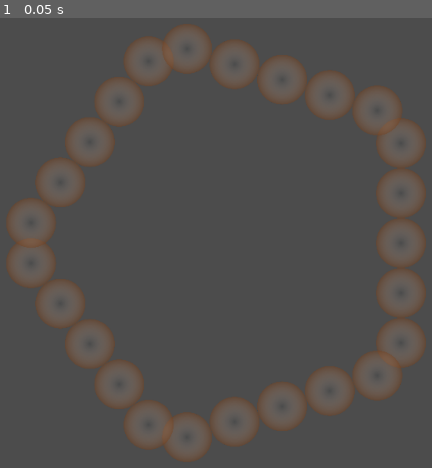
Above: before the commit, frame 1.
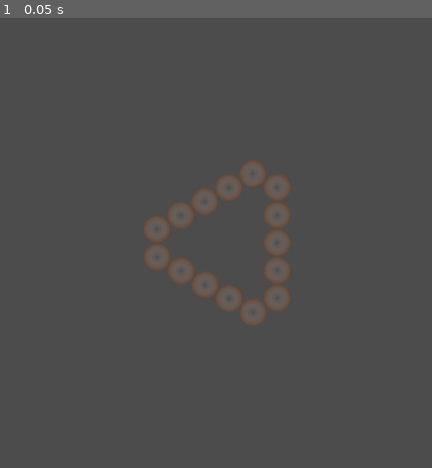
Above: after the commit, the same moment.

Repository: ItsNorin/Mancala
Game: Godot game, scene res://Scripts/Board/Board.tscn
Same seed, same stepped clock (60 frames per second), same inputs: the game is played once before the commit and once after it. This scene is started directly instead of the project's main scene.
Inputs:
- Up to frame 1 (0.05 s): no input

The runs differ from the first frame. In frame 1, 19% of the frame differs, in the area x 1-99%, y 1-99%.

Commit message:
Fixed board's pit overlap

Diff:
--- a/Scripts/Board/Board.gd
+++ b/Scripts/Board/Board.gd
@@ -5,6 +5,8 @@
 #  - Board layout and setup
 #  - Piece positions and movement animations
 #
+# TODO:
+# Piece controller as child
 
 tool
 extends Node2D
@@ -17,6 +19,7 @@
 export (int, 2, 8) var sideCount = 5 setget setSides
 export (int, 1, 16) var pitCount = 7 setget setPitCount
 export (int, 0, 24) var startingPieces = 4 setget setStartingPieces
+export (float, 1, 128) var pitRadius = 32 setget setPitRadius
 
 export (bool) var update = false setget setUpdate
 
@@ -27,6 +30,11 @@
 
 func setStartingPieces(p:int):
 	startingPieces = p
+	setUpdate()
+	pass
+
+func setPitRadius(r:float):
+	pitRadius = r
 	setUpdate()
 	pass
 
@@ -48,15 +56,19 @@
 
 	if layout != null:
 		# create needed pits
+		var theta:float = 2*PI/sideCount
+
 		var sides = []
 		sides.resize(sideCount)
 		for i in sideCount:
 			var r:PlayerRow = makeNewRow()
-			r.rotate(2*PI*i/sideCount + PI/2)
+			r.setPitRadius(pitRadius)
+			r.rotate(theta*i + PI/2)
 			sides[i] = r
 
 
 		var sideLength:float = (sides.front() as PlayerRow).length()
+		sideLength += 2*(pitRadius/cos(theta/2) - pitRadius)
 		var layoutRadius:float = sideLength / (2 * tan(PI / sideCount))
 
 		# update layout
--- a/Scripts/Board/Board.tscn
+++ b/Scripts/Board/Board.tscn
@@ -7,11 +7,13 @@
 [node name="Board" type="Node2D"]
 position = Vector2( 512, 300 )
 script = ExtResource( 1 )
+sideCount = 3
 pitCount = 5
+pitRadius = 17.73
 
 [node name="CircleLayout" type="Node2D" parent="."]
 script = ExtResource( 2 )
-radius = 220.221
+radius = 61.4185
 
 [node name="PieceFactory" type="Node" parent="."]
 script = ExtResource( 3 )
--- a/Scripts/Board/Pit/Pit.gd
+++ b/Scripts/Board/Pit/Pit.gd
@@ -9,9 +9,11 @@
 
 class_name Pit
 
-export (float, 16, 256) var radius = 64
-export (float, 16, 256) var pileRadius = 56
+export (float, 16, 256) var radius = 64 setget setRadius
+export (float, 0.1, 1) var pileRadiusScalar = 0.5 setget setPileRadiusScalar
+
 var layout:SunflowerSeedLayout
+
 
 func addPiece(p:Piece):
 	layout.add_child(p)
@@ -28,10 +30,34 @@
 func pieceCount() -> int:
 	return layout.get_child_count()
 
+func _setTextureRadius(r:float):
+	var tex:TextureRect = get_node_or_null("Texture")
+	if tex != null:
+		tex.set_size(Vector2(r, r) * 2)
+		tex.set_position(-Vector2(r, r))
+	pass
+
+func setRadius(r:float):
+	radius = r
+	_setTextureRadius(r)
+	setPileRadiusScalar(pileRadiusScalar)
+	pass
+
+func setPileRadiusScalar(s:float):
+	pileRadiusScalar = s
+	layout.setRadius(radius * s)
+	pass
+
+
+
 func _init():
 	layout = SunflowerSeedLayout.new()
-	layout.setRadius(pileRadius)
+	setPileRadiusScalar(pileRadiusScalar)
 	add_child(layout)
+	pass
+
+func _ready():
+	_setTextureRadius(radius)
 	pass
 
 func _exit_tree():
--- a/Scripts/Board/Pit/Pit.tscn
+++ b/Scripts/Board/Pit/Pit.tscn
@@ -7,10 +7,10 @@
 script = ExtResource( 1 )
 
 [node name="Texture" type="TextureRect" parent="."]
-margin_left = -32.0
-margin_top = -32.0
-margin_right = 32.0
-margin_bottom = 32.0
+margin_left = -64.0
+margin_top = -64.0
+margin_right = 64.0
+margin_bottom = 64.0
 texture = ExtResource( 3 )
 expand = true
 stretch_mode = 6
--- a/Scripts/Board/PlayerRow/PlayerRow.gd
+++ b/Scripts/Board/PlayerRow/PlayerRow.gd
@@ -4,32 +4,37 @@
 class_name PlayerRow
 
 export (int, 1, 12) var pitCount = 6 setget setPitCounts
-export (float, 0, 256) var spacing = 128 setget setLayoutSpacing
+export (float, 0, 256) var pitRadius = 64 setget setPitRadius
 
 var layout:LineLayoutCentered = null
 var PIT = preload("res://Scripts/Board/Pit/Pit.tscn")
 
 func length() -> float:
-	return layout.length() + spacing
+	return layout.length() + 2*pitRadius
 
-func setLayoutSpacing(s:float):
-	spacing = s
-	if layout != null:
-		layout.setSpacing(s)
+func setPitRadius(r:float):
+	pitRadius = r
+	regeneratePits(pitCount, pitRadius)
 	pass
 
 func setPitCounts(pc:int):
 	pitCount = pc
+	regeneratePits(pitCount, pitRadius)
+	pass
 
+func regeneratePits(pc:int, pr:float):
 	if layout != null:
 		# create needed pits
 		var pits = []
 		pits.resize(pitCount)
 		for i in pitCount:
-			pits[i] = PIT.instance()
+			var p:Pit = PIT.instance()
+			p.setRadius(pitRadius)
+			pits[i] = p
 
 		# update layout
 		layout.remove_all_children()
+		layout.setSpacing(2*pitRadius)
 		layout.add_child_many(pits)
 	pass
 
@@ -39,7 +44,7 @@
 func _init():
 	layout = LineLayoutCentered.new()
 	add_child(layout)
-	layout.setSpacing(spacing)
+	layout.setSpacing(2*pitRadius)
 	setPitCounts(pitCount)
 
 func _exit_tree():
--- a/Scripts/Board/PlayerRow/PlayerRow.tscn
+++ b/Scripts/Board/PlayerRow/PlayerRow.tscn
@@ -4,4 +4,3 @@
 
 [node name="PlayerRow" type="Node2D"]
 script = ExtResource( 1 )
-spacing = 64.0
